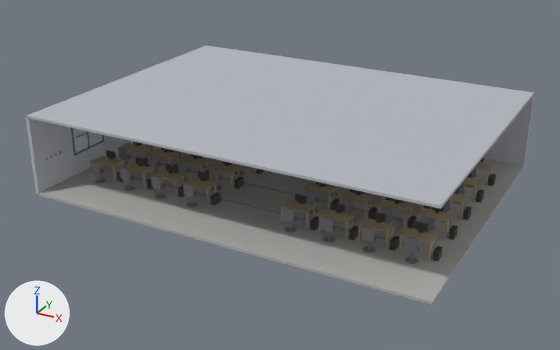
What one commit did to the glTF model coloured_lab.glb.
One viewpoint serves both versions: a 50 mm lens placed at (21.55, -19.54, 12.87), pointed at (7.84, 5.38, 0.41). Arrows for +X, +Y and +Z are at lower left; the lights stay in place. The first picture is the older version. Where no turn or scale is listed for an object, it has been applied to the vertices.

Objects in the first picture: 'Cable_Tray_Row_4', 'Ceiling', 'Desk_29', 'Desk_38', 'Desk_39', 'Desk_40', 'Floor', 'Wall_Front', 'Wall_Left', 'Window_1' and 61 more.
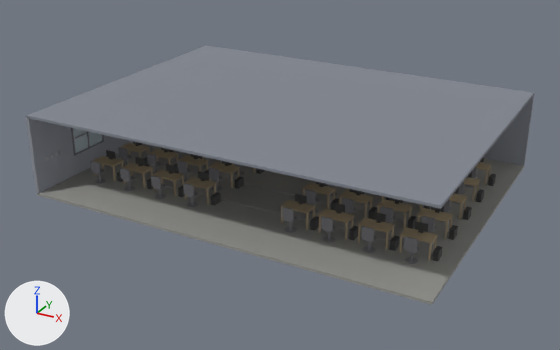
Changed parts and their boxes (x1, y1, x2, y2) in the pictures (560 x 350 px):
'Ceiling', recoloured (light grey to grey)
    both: (27, 45, 534, 209)
'Floor', recoloured
    both: (38, 143, 524, 305)
'Wall_Left', recoloured (light grey to grey)
    both: (25, 116, 134, 194)
'Wall_Front', recoloured (light grey to grey)
    both: (484, 93, 535, 166)

Diff of the bpy script that builds the scene:
```diff
--- a/coloured_lab.glb.py
+++ b/coloured_lab.glb.py
@@ mat_ceiling_mat @@
 mat_ceiling_mat = principled_material('Ceiling_mat')
-mat_ceiling_mat.base_color = (0.46, 0.48, 0.52)  # light grey #b5b8bf
+mat_ceiling_mat.base_color = (0.22, 0.24, 0.28)  # grey #818690
 mat_ceiling_mat.roughness = 0.85
@@ mat_floor_mat @@
 mat_floor_mat = principled_material('Floor_mat')
-mat_floor_mat.base_color = (0.44, 0.44, 0.42)  # grey #b1b1ad
+mat_floor_mat.base_color = (0.3, 0.3, 0.28)  # grey #959590
 mat_floor_mat.roughness = 0.85
@@ mat_wall_front_mat @@
 mat_wall_front_mat = principled_material('Wall_Front_mat')
-mat_wall_front_mat.base_color = (0.5, 0.52, 0.56)  # light grey #bcbfc5
+mat_wall_front_mat.base_color = (0.28, 0.3, 0.34)  # grey #90959e
 mat_wall_front_mat.roughness = 0.85
@@ mat_wall_left_mat @@
 mat_wall_left_mat = principled_material('Wall_Left_mat')
-mat_wall_left_mat.base_color = (0.5, 0.52, 0.56)  # light grey #bcbfc5
+mat_wall_left_mat.base_color = (0.28, 0.3, 0.34)  # grey #90959e
 mat_wall_left_mat.roughness = 0.85
@@ me_cube_432 @@
+me_cube_432.from_pydata(...)  # a box spanning x -0.5..0.5, y -0.5..0.5, z -0.5..0.5
+me_cube_432.materials.append(mat_wall_switch_2_mat)  # grey #a6a6aa
@@ me_cube_438 @@
+me_cube_438 = me_cube_431.copy(); me_cube_438.name = 'Cube.438'  # the mesh of ob_cable_tray_row_4
@@ ob_cable_tray_row_4 @@
-ob_cable_tray_row_4 = bpy.data.objects.new('Cable_Tray_Row_4', me_cube_431)
+ob_cable_tray_row_4 = bpy.data.objects.new('Cable_Tray_Row_4', me_cube_438)
 ob_cable_tray_row_4.location = (8.0, 2.95, 0.08)
@@ ob_wall_switch_0 @@
-ob_wall_switch_0 = bpy.data.objects.new('Wall_Switch_0', me_cube_423)
+ob_wall_switch_0 = bpy.data.objects.new('Wall_Switch_0', me_cube_430)
 ob_wall_switch_0.location = (0.1, 0.6, 1.3)
@@ ob_wall_switch_1 @@
-ob_wall_switch_1 = bpy.data.objects.new('Wall_Switch_1', me_cube_424)
+ob_wall_switch_1 = bpy.data.objects.new('Wall_Switch_1', me_cube_431)
 ob_wall_switch_1.location = (0.1, 0.85, 1.3)
@@ ob_wall_switch_2 @@
-ob_wall_switch_2 = bpy.data.objects.new('Wall_Switch_2', me_cube_425)
+ob_wall_switch_2 = bpy.data.objects.new('Wall_Switch_2', me_cube_432)
 ob_wall_switch_2.location = (0.1, 1.1, 1.3)
@@ ob_wall_switch_3 @@
-ob_wall_switch_3 = bpy.data.objects.new('Wall_Switch_3', me_cube_426)
+ob_wall_switch_3 = bpy.data.objects.new('Wall_Switch_3', me_cube_433)
 ob_wall_switch_3.location = (0.1, 1.35, 1.3)
```
